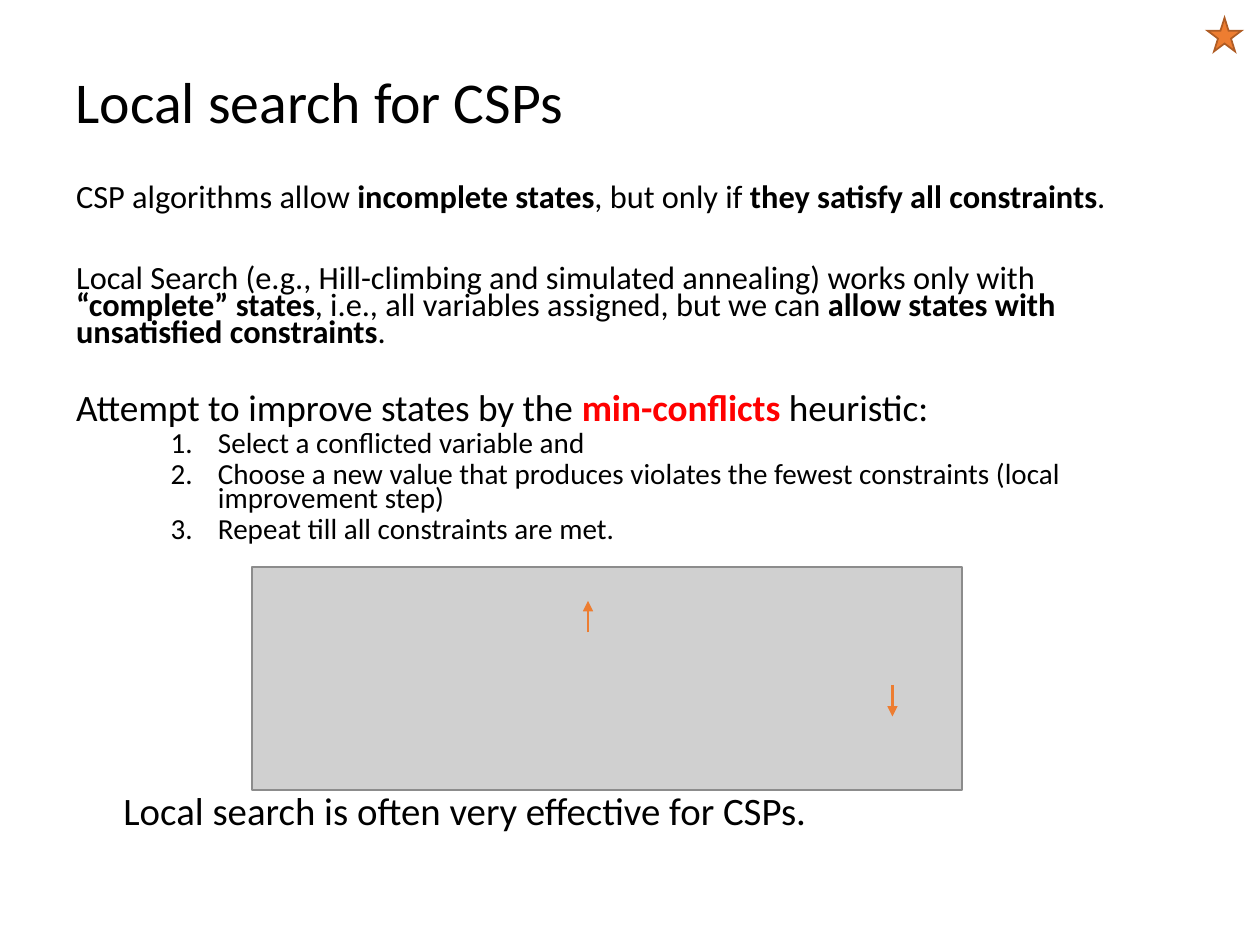
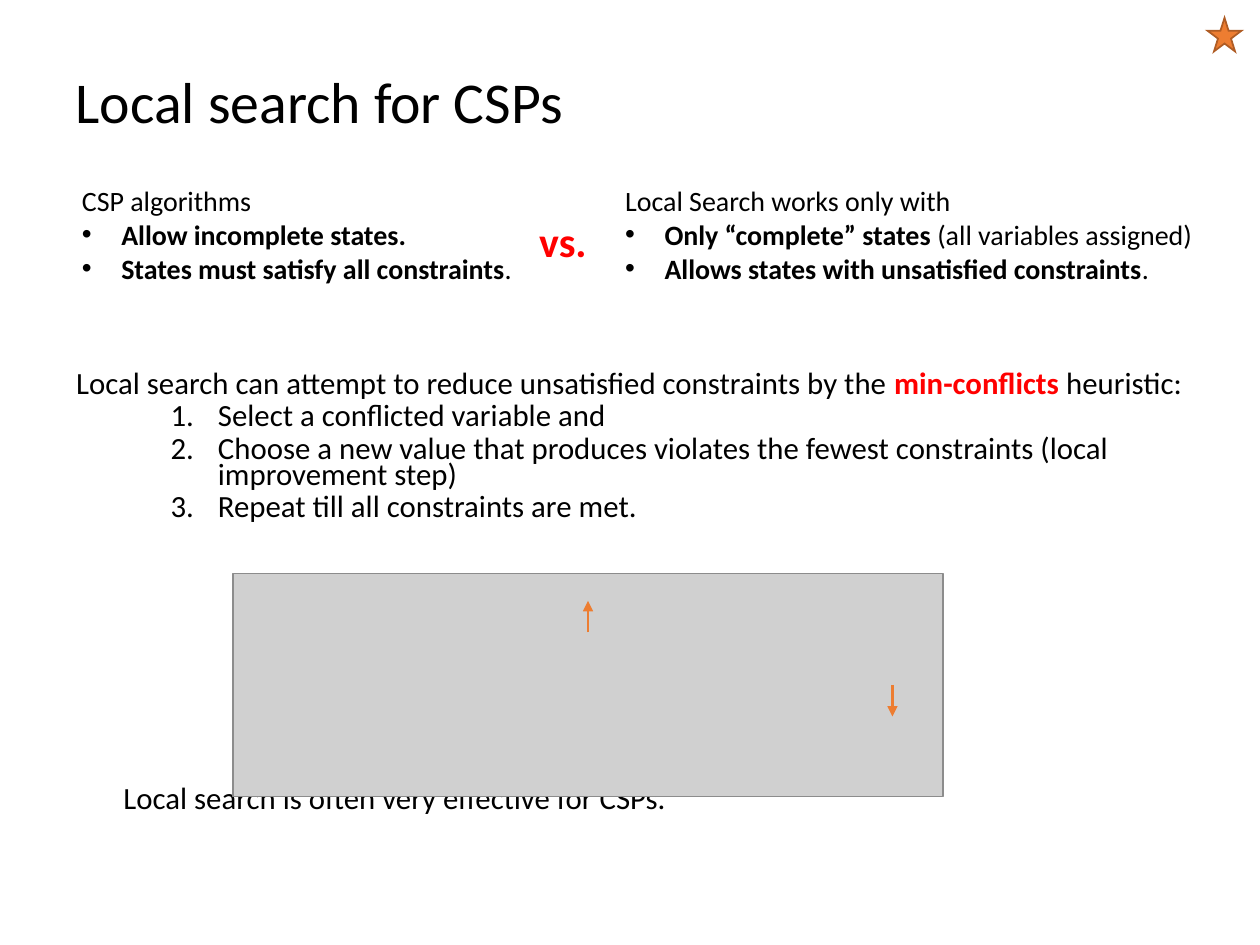
Before and after one commit to mhahsler/CS7320-AI, a slide deck: slide 19 of slides/06_CSP.pptx. Drawn at 1260x945 pixels with LibreOffice and Linux fonts; fonts in the diff are those of the drawing; grey boxes stand for pictures. Boxes give left, top, right and bottom in pixels: in the first picture for what was removed or moved away, otherwise in the second. Text is boxed around its words. In the diff, an @@ line names an element or a change of style, - is before the commit and + after.

```diff
--- a/slides/06_CSP.pptx
+++ b/slides/06_CSP.pptx
@@ text added at (x1=82, y1=191, x2=512, y2=284), 16 pt, text #000000, bold @@
+CSP algorithms
+• Allow incomplete states.
+• States must satisfy all constraints.
@@ text added at (x1=625, y1=191, x2=1191, y2=280), 16 pt, text #000000, bold @@
+Local Search works only with
+• Only “complete” states (all variables assigned)
+• Allows states with unsatisfied constraints.
@@ text added at (x1=539, y1=236, x2=587, y2=258), 24 pt, text #FF0000, bold @@
+vs.
@@ text "Local search can attempt to ..." moved from (x1=76, y1=185, x2=1105, y2=832) to (x1=76, y1=372, x2=1182, y2=817) @@
@@ text at (x1=76, y1=372, x2=1182, y2=399): text changed; size 18.5 to 17.6 pt @@
-CSP algorithms allow incomplete states, but only if they satisfy all constraints.
-Local Search (e.g., Hill-climbing and simulated annealing) works only with “complete” states, i.e., all variables assigned, but we can allow states with unsatisfied constraints.
-Attempt to improve states by the min-conflicts heuristic:
+Local search can attempt to reduce unsatisfied constraints by the min-conflicts heuristic:
@@ text at (x1=123, y1=404, x2=1107, y2=817): size 16.6 to 17.6 pt in "Select a conflicted variable and", "Choose a new value that produces violates ...", "Repeat till all constraints are met."; size 22.2 to 17.6 pt in "Local search is often very effective for ..." @@
@@ picture moved from (x1=252, y1=567, x2=963, y2=790) to (x1=233, y1=573, x2=944, y2=796) @@
```
Also in this commit, not shown: 11 other slides changed, 1 other file.
